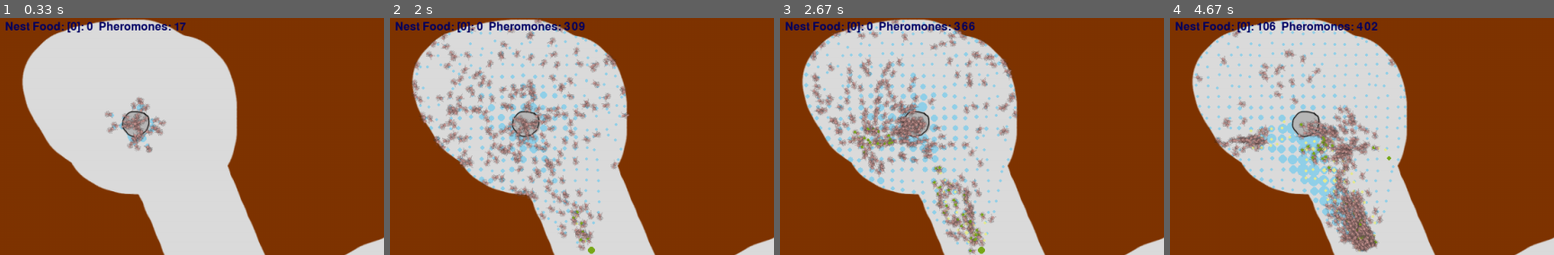
Above: before the commit, frames 1-4 (left to right).
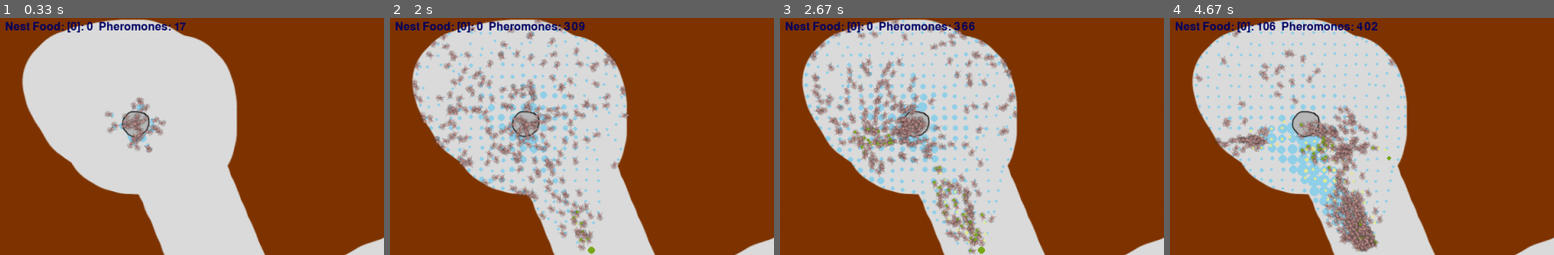
Above: after the commit, the same moments.

Repository: wschopohl/fuh-ants
Game: pygame game, started from Wieland/MainAntSimulation.py
Same seed, same stepped clock (60 frames per second), same inputs: the game is played once before the commit and once after it.
Inputs (mouse positions are % of the whole screen's width and height, from its top left):
- Up to frame 1 (0.33 s): no input
- Up to frame 2 (2 s): press the mouse at (26, 50) at 0.37 s; move the mouse to (44, 61) at 0.47 s; release the mouse at (62, 72) at 0.6 s; hold R 0.67-1.13 s; move the mouse to (19, 34) at 0.7 s; click (51, 62) at 1.72 s
- Up to frame 3 (2.67 s): click (11, 27) at 2.42 s
- Up to frame 4 (4.67 s): click (18, 37) at 2.92 s; click (56, 45) at 3.48 s; click (89, 73) at 3.82 s; click (28, 31) at 4.25 s; click (41, 46) at 4.65 s
The pictures show only the part of the screen within x 0-50%, y 2-52%; the shares and areas given below are measured in that part.

Frame 1 is identical in both runs. In frame 2, less than 0.1% of the frame differs, in the area x 15-54%, y 10-75%; in frame 3, 0.1%; in frame 4, 0.5%, in the area x 6-61%, y 4-88%.

Commit message:
completed pheromone eraser, still some issues

Diff:
--- a/Wieland/Config.py
+++ b/Wieland/Config.py
@@ -4,16 +4,15 @@
 AntSleepTime = 0.001
 AntPheromoneDrop = 5
 AntSenseRadius = 120
+AntSenseRadiusPoisonPheromones = 50
 AntFieldOfView = 70
 AntWallViewDistance = AntMoveDistance + AntAngleStep + 5
 AntWallSearchAngle = 15
 
-RandomSteeringUpdateIntervalMin = 4     # lowest possible number of direction updates where the random steering angle stays the same
-RandomSteeringUpdateIntervalMax = 12    # highest possible number of direction updates where the random steering angle stays the same
-RandomSteeringWeight = 1                # applied to reduce the strength of random steering if there's a trail to follow (was 0.2 in Wieland's version)
+RandomSteeringUpdateIntervalMin = 4 # lowest possible number of direction updates where the random steering angle stays the same
+RandomSteeringUpdateIntervalMax = 12 # highest possible number of direction updates where the random steering angle stays the same
+RandomSteeringWeight = 1 # applied to reduce the strength of random steering if there's a trail to follow (was 0.2 in Wieland's version)
 
-AntPoisonedLifespan = 500               # total lifetime left for poisoned and (in steps)
-AntSenseRadiusPoisonPheromones = 60     # used instead of AntSenseRadius for sensing poison pheromones
 
 # graphical configs
 NestImageFile = "assets/nest.png"
@@ -28,11 +27,12 @@
 FoodSize = 0.03
 
 PheromoneSize = 2
-PheromoneDecay = 0.0001
+PheromoneDecay = 0.0005
 PheromoneDistanceReduce = 0.1
 PheromoneMapTileSize = 15
-
 # The maximum food size that can be placed per mouse click (interaction) is defined as follows
 MaxUserFoodSize = 400
 UseThreading = False
 UseNumpy = False
+
+eraserLimit = 50
--- a/Wieland/EnginePygame.py
+++ b/Wieland/EnginePygame.py
@@ -82,13 +82,11 @@
                     self.world.add(self.user_interaction.active_foodcluster)
 
             elif event.type == pygame.MOUSEMOTION:
+                if pygame.key.get_pressed()[pygame.K_r]:
+                        self.world.handle_erase(pygame.mouse.get_pos())
                 if event.buttons[RIGHT]:
                     if pygame.key.get_pressed()[pygame.K_d]:
                         self.pgmap.draw_circle(pygame.mouse.get_pos(), (0,0,0,0), 20)
-
-
-                    elif pygame.key.get_pressed()[pygame.K_r]:
-                        self.world.handle_erase(pygame.mouse.get_pos())
 
                     else:
                         self.pgmap.draw_circle(pygame.mouse.get_pos(), Colors.UserWalls, 10)
--- a/Wieland/PheromoneMap.py
+++ b/Wieland/PheromoneMap.py
@@ -1,6 +1,6 @@
 import Config
 import math
-from Pheromone import Type
+from Pheromone import Type, Pheromone
 import numpy as np
 
 
@@ -66,8 +66,19 @@
         self.map[pheromone.type][y][x] = None
 
     def erase_pheromones(self, pos):
-        print("CONTINUE HERE!")
-        x, y = pos  # Extract x and y from pos
+        # Remove pheromones at a specific position
+        x, y = self.getMapCoordinates(pos)
+        if x >= self.width or y >= self.height or x < 0 or y < 0:
+            return
+
+        for pheromone_type in range(len(self.map)):
+            self.map[pheromone_type][y][x] = None
+
+            print("erased")
+
+
+
+
 
 
 
